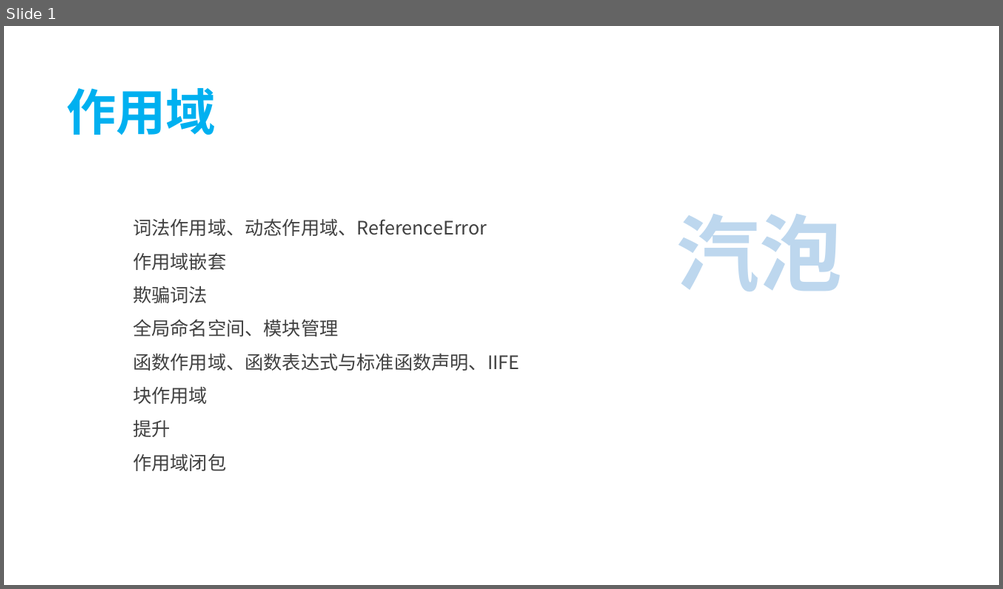
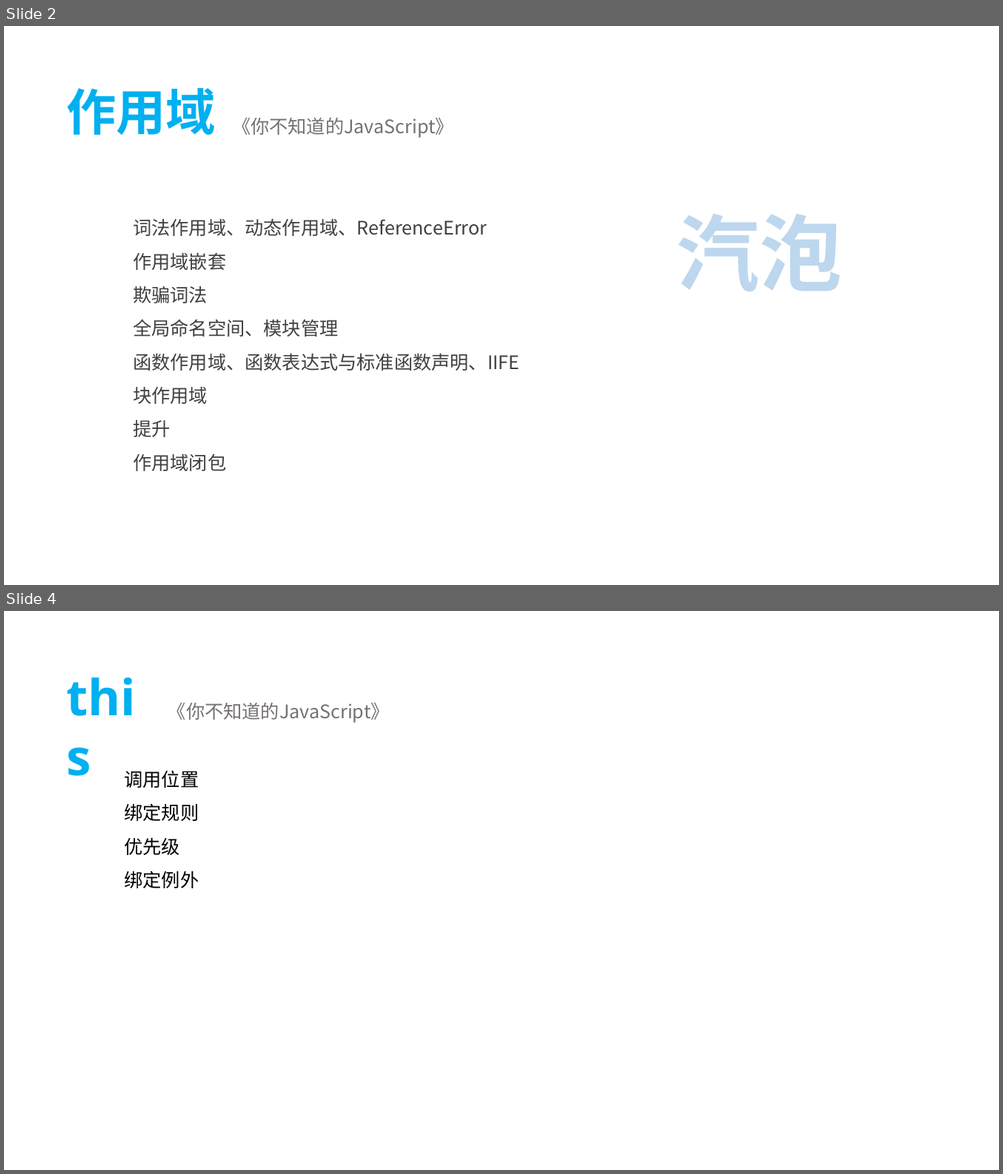
Before and after one commit to tecshuttle/interview, a slide deck: 2 前端/《你不知道的JavaScript》.pptx. Shown one above the other, each under a label of ours: slide 1 before the commit, slides 2 and 4 after it; the slides between them are not shown. The pictures are 1003x589 and 1003x1174 pixels, drawn with LibreOffice and Linux fonts; fonts in the diff are those of the drawing. Boxes give left, top, right and bottom in pixels: in the first picture for what was removed or moved away, otherwise in the second. Text is boxed around its words. In the diff, an @@ line names an element or a change of style, - is before the commit and + after.

```diff
--- a/2 前端/《你不知道的JavaScript》.pptx
+++ b/2 前端/《你不知道的JavaScript》.pptx
@@ slide 4 added at (4,611,999,1170), background #FFFFFF @@
@@ text added at (60,663,161,730), 48 pt, text #00B0F0, bold @@
+this
@@ text added at (168,703,390,723), 18 pt, text #767171 @@
+《你不知道的JavaScript》
@@ text added at (125,770,199,889), 18 pt, text #000000 @@
+调用位置
+绑定规则
+优先级
+绑定例外
@@ what was slide 1 is now slide 2 @@
@@ slide 2 changed as well @@
@@ text added at (232,118,454,138), 18 pt, text #767171 @@
+《你不知道的JavaScript》
```
Also in this commit, not shown: 9 other slides added, 2 other files.
